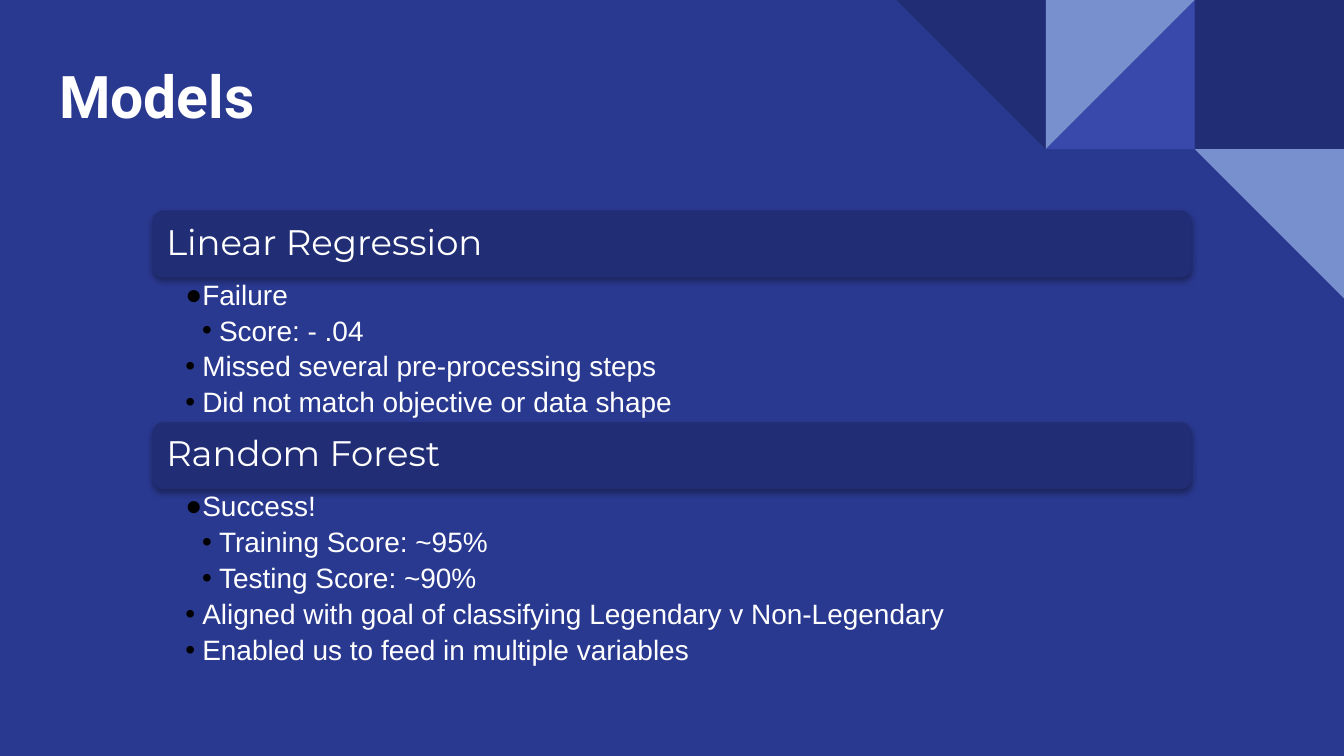
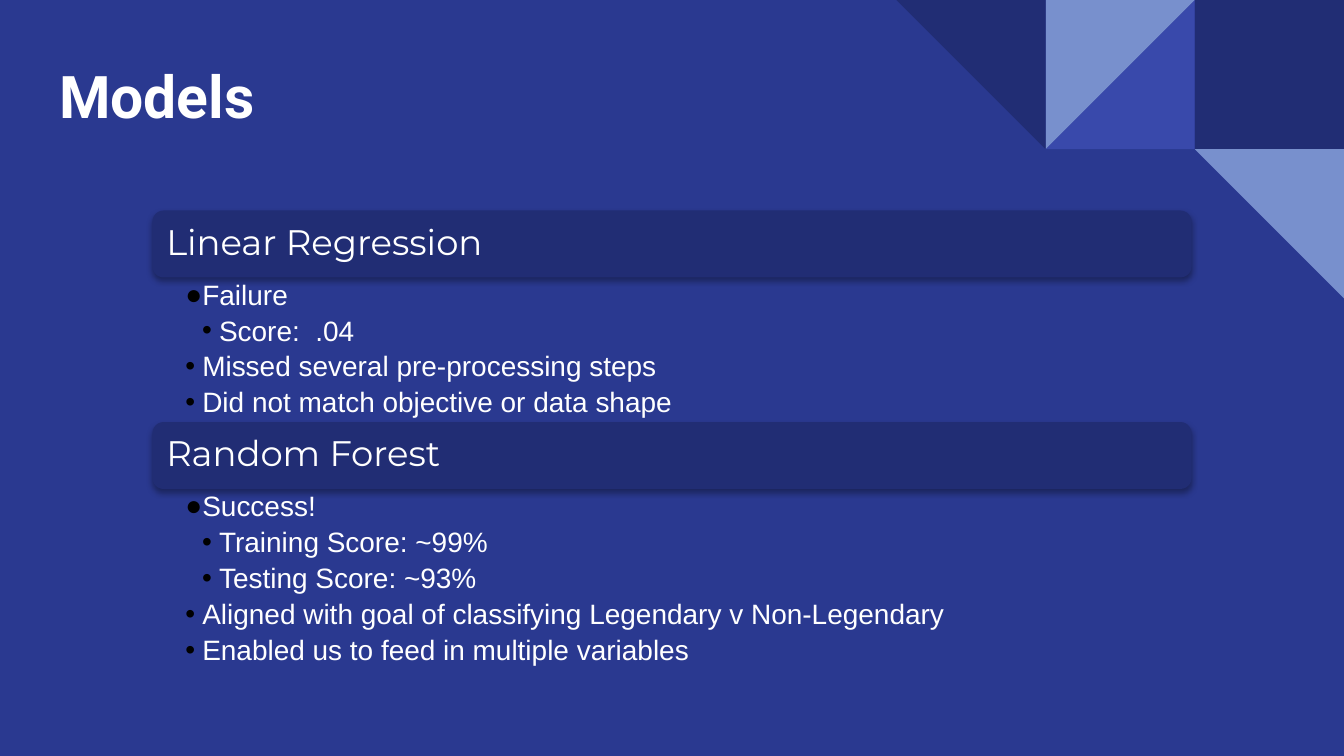
Before and after one commit to kieranmcaleer/poke-ML, a slide deck: slide 7 of Predicting Poke Legends .pptx. Drawn at 1344x756 pixels with LibreOffice and Linux fonts; fonts in the diff are those of the drawing. Boxes give left, top, right and bottom in pixels: in the first picture for what was removed or moved away, otherwise in the second. Text is boxed around its words. In the diff, an @@ line names an element or a change of style, - is before the commit and + after.

```diff
--- a/Predicting Poke Legends .pptx
+++ b/Predicting Poke Legends .pptx
@@ text at <box>219,321,354,342</box>: text changed @@
-    • Score: - .04
+    • Score: .04
@@ text at <box>219,531,487,593</box>: text changed @@
-    • Training Score: ~95%
-    • Testing Score: ~90%
+    • Training Score: ~99%
+    • Testing Score: ~93%
```
Also in this commit, not shown: 3 other slides changed, 3 other files.
